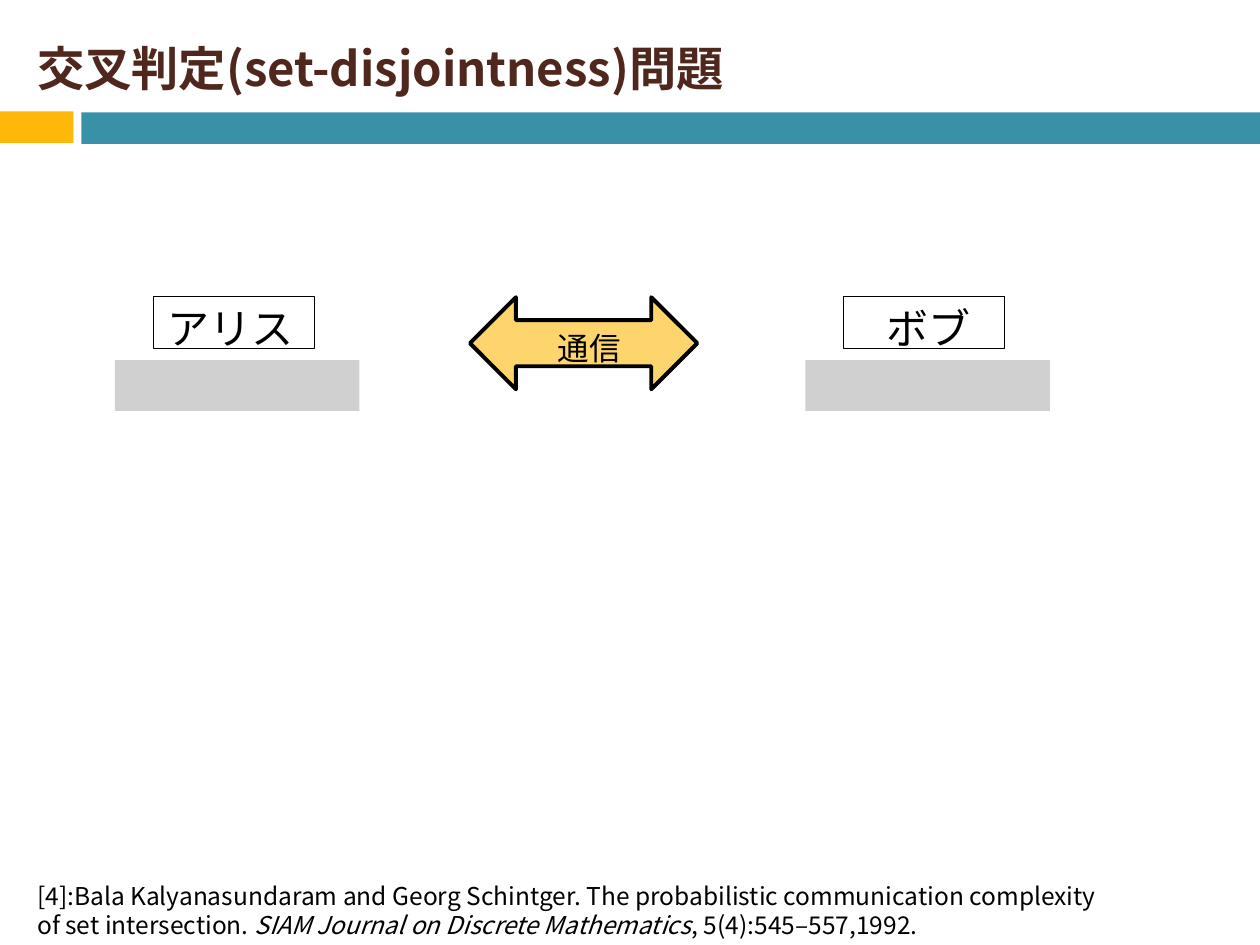
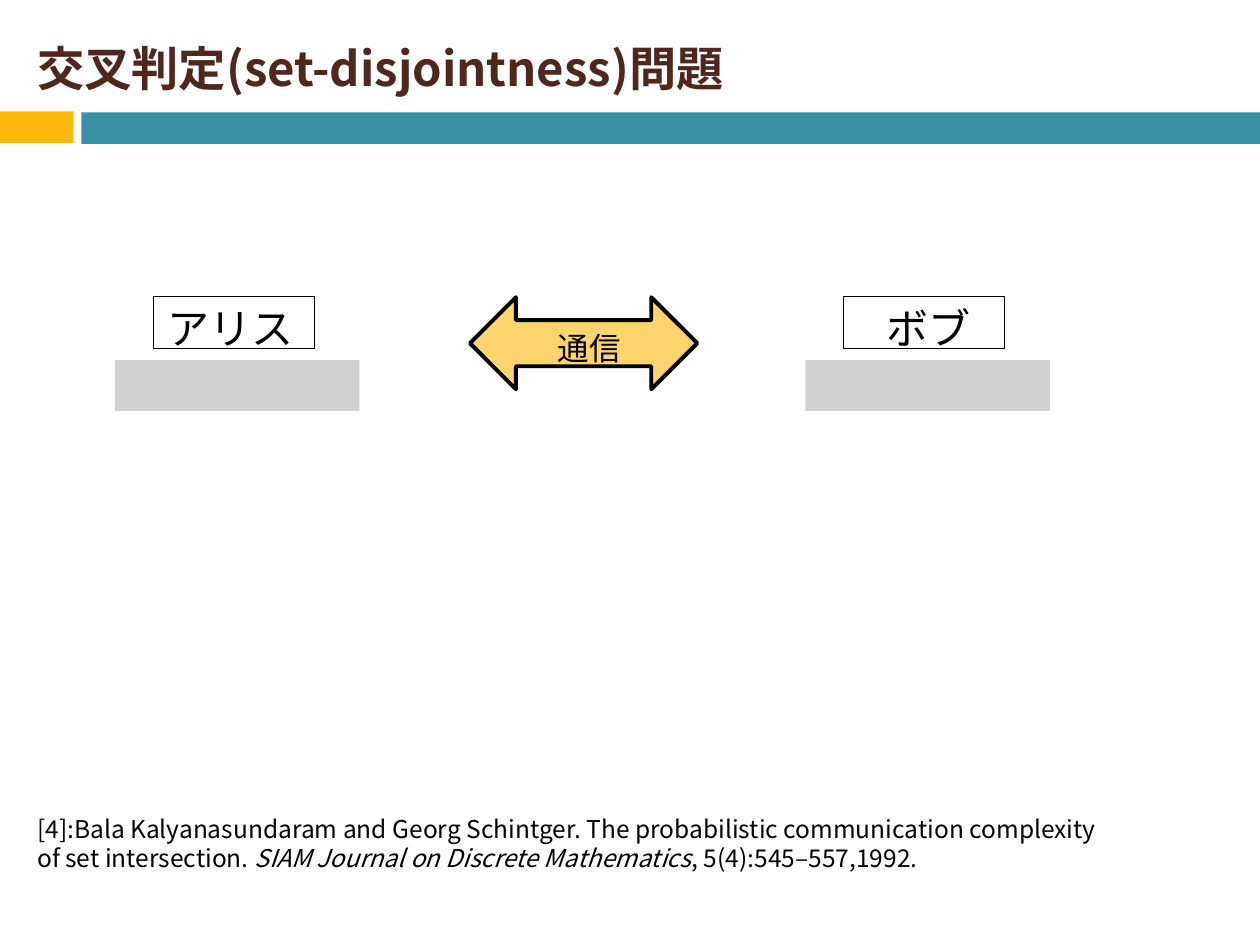
Before and after one commit to Izulabo-nitech/Distributed_Complexity_of_k-Maximal_Independent_Set_Verification, a slide deck: slide 14 of MT/修論審査会用発表資料.pptx. Drawn at 1260x945 pixels with LibreOffice and Linux fonts; fonts in the diff are those of the drawing; grey boxes stand for pictures. Boxes give left, top, right and bottom in pixels: in the first picture for what was removed or moved away, otherwise in the second. Text is boxed around its words. In the diff, an @@ line names an element or a change of style, - is before the commit and + after.

```diff
--- a/MT/修論審査会用発表資料.pptx
+++ b/MT/修論審査会用発表資料.pptx
@@ text "[4]:Bala Kalyanasundaram and Georg Schintger. ..." moved from (x1=37, y1=885, x2=1096, y2=939) to (x1=37, y1=818, x2=1096, y2=872) @@
```
Also in this commit, not shown: 8 other slides changed.
